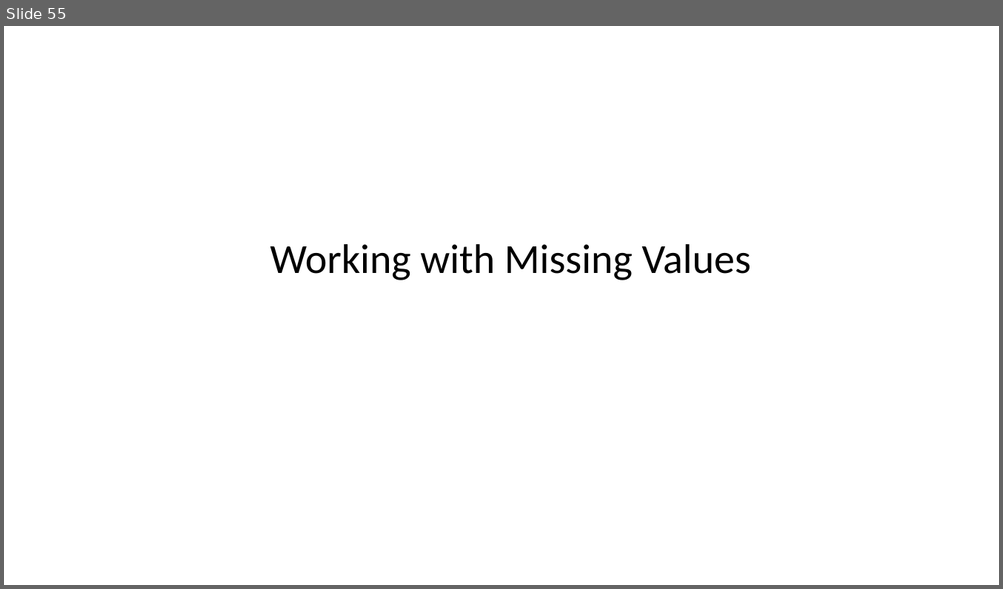
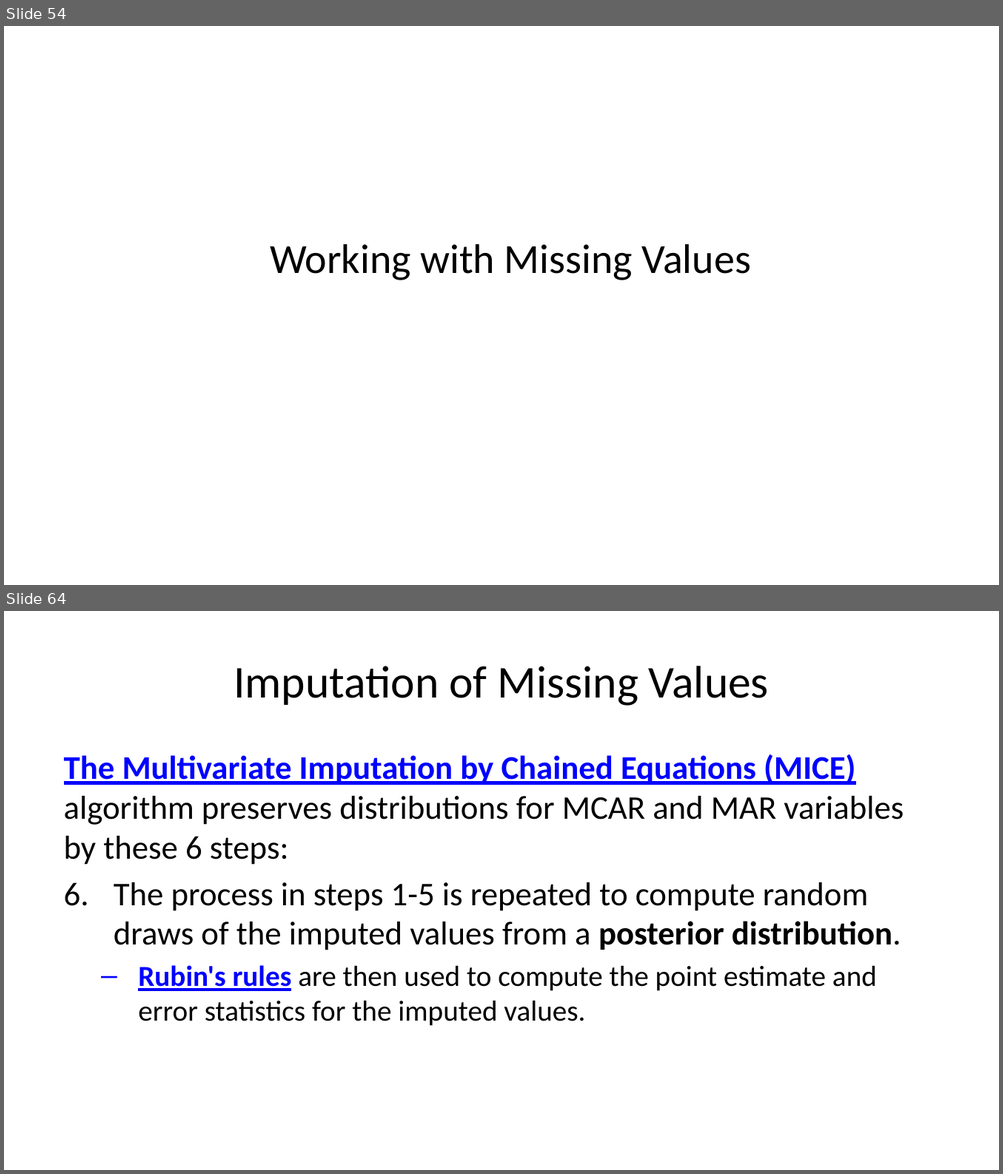
Before and after one commit to StephenElston/CSCI-E-83, a slide deck: LectureSlides/11_ModelsForMessyData.pptx. Shown one above the other, each under a label of ours: slide 55 before the commit, slides 54 and 64 after it; the slides between them are not shown. The pictures are 1003x589 and 1003x1174 pixels, drawn with LibreOffice and Linux fonts; fonts in the diff are those of the drawing. Boxes give left, top, right and bottom in pixels: in the first picture for what was removed or moved away, otherwise in the second. Text is boxed around its words. In the diff, an @@ line names an element or a change of style, - is before the commit and + after.

Commit message:
Added imputation slides

```diff
--- a/LectureSlides/11_ModelsForMessyData.pptx
+++ b/LectureSlides/11_ModelsForMessyData.pptx
@@ slide 64 added at [4,611,999,1170], background #FFFFFF @@
@@ title added at [233,666,768,706], 33 pt, text #000000 @@
+Imputation of Missing Values
@@ text added at [64,755,903,1026], 24 pt, text #000000 @@
+The Multivariate Imputation by Chained Equations (MICE) algorithm preserves distributions for MCAR and MAR variables by these 6 steps:
+6. The process in steps 1-5 is repeated to compute random draws of the imputed values from a posterior distribution.
+  – Rubin's rules are then used to compute the point estimate and error statistics for the imputed values.
@@ what was slide 55 is now slide 54 @@
```
Also in this commit, not shown: 4 slides changed, 7 other slides added, 1 slide removed.
